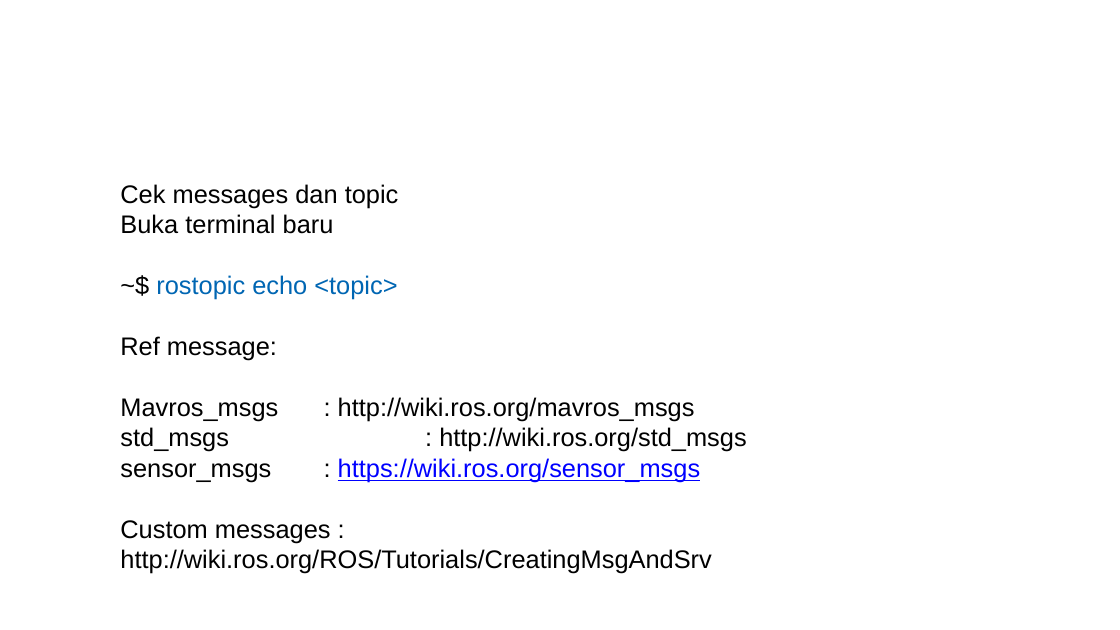
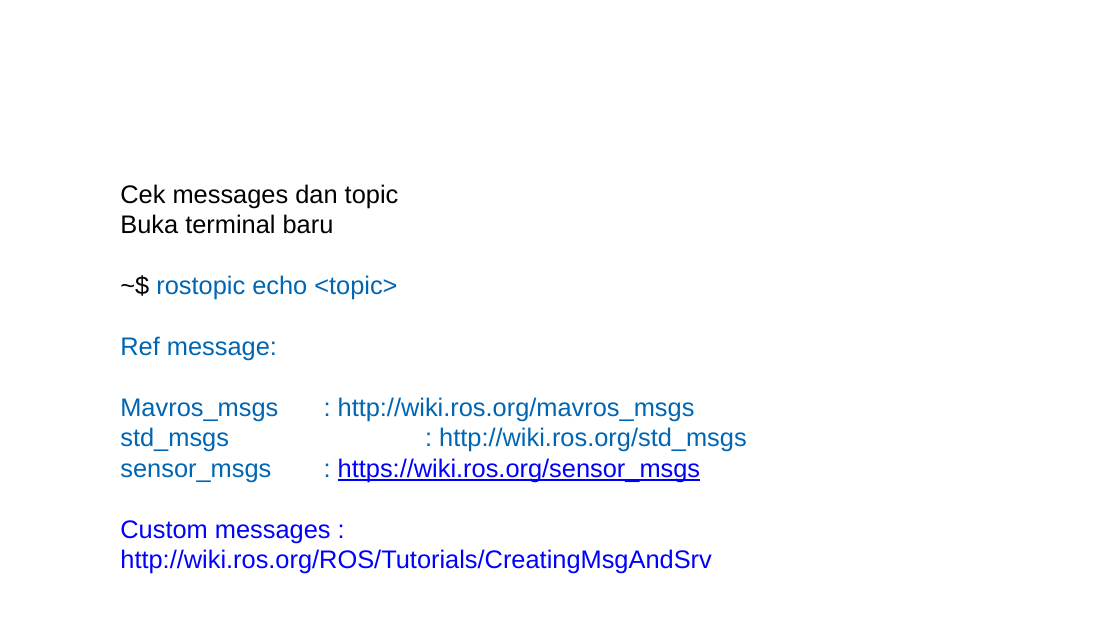
Before and after one commit to lp02781/pelatihan_ros, a slide deck: slide 8 of pelatihan_gazebo.pptx. Drawn at 1120x630 pixels with LibreOffice and Linux fonts; fonts in the diff are those of the drawing. Boxes give left, top, right and bottom in pixels: in the first picture for what was removed or moved away, otherwise in the second. Text is boxed around its words. In the diff, an @@ line names an element or a change of style, - is before the commit and + after.

```diff
--- a/pelatihan_gazebo.pptx
+++ b/pelatihan_gazebo.pptx
@@ text at box(120, 336, 746, 574): text colour #000000 to #0066B3 in "Ref message:", "Mavros_msgs : http://wiki.ros.org/mavros_msgs", "std_msgs : http://wiki.ros.org/std_msgs", "sensor_msgs :"; text colour #000000 to #0000FF in "Custom messages : http://wiki.ros.org/ROS/Tutorials/Creating ..." @@
```
Also in this commit, not shown: 1 other slide changed, 1 other file.
